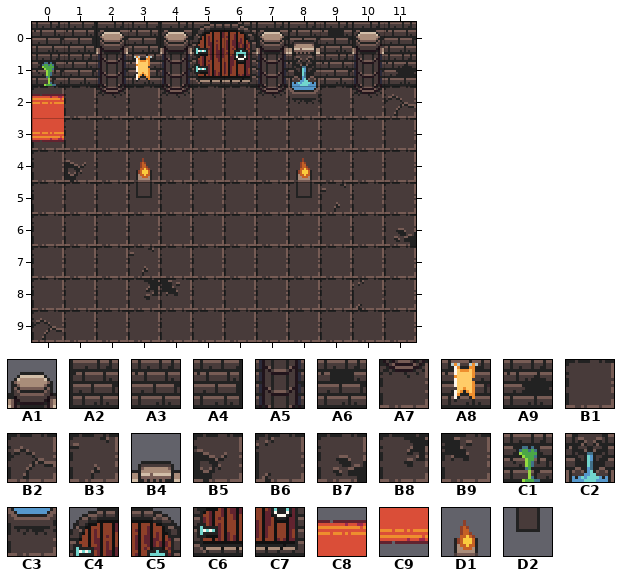
One commit to this Tiled map (JSON): public/maps/old-crypt.tmj. Above, as it was before the edit.
Cells are 16x16 px. Shown: x 0..11, y 0..9.
Key: from "dungeon": A1 8, A2 65, A3 66, A4 67, A5 72, A6 131, A7 136, A8 194, A9 195, B1 257, B2 258, B3 259, B4 260, B5 321, B6 322, B7 323, B8 385, B9 386, C1 449, C2 452, C3 516, C4 911, C5 912, C6 975, C7 976, C8 1283, C9 1347, D1 1608, D2 1672.
__ is an empty cell, ## one hidden under a higher layer.
Layer "floor" before, first column x 0:
 0 ## ## A2 ## A2 A2 A2 A2 A2 ## A2 ##
 1 ## __ ## __ __ __ __ ## __ __ ## __
 2 B1 B1 A7 B1 A7 B1 B1 A7 ## B1 A7 B2
 3 B1 B1 B1 B1 B1 B1 B1 B1 B1 B1 B1 B1
 4 B1 B5 B1 B1 B1 B1 B1 B1 B1 B1 B1 B1
 5 B1 B1 B1 B1 B1 B1 B1 B1 B1 B3 B1 B1
 6 B1 B1 B1 B1 B1 B1 B1 B1 B1 B1 B1 B7
 7 B1 B1 B1 B3 B1 B1 B1 B1 B1 B1 B1 B1
 8 B1 B1 B1 B8 B9 B1 B1 B1 B1 B1 B6 B1
 9 B2 B1 B1 B1 B1 B1 B1 B1 B1 B1 B1 B1
Layer "walls" before, first column x 0:
 0 A3 A4 A1 A4 A1 C4 C5 A1 B4 A6 A1 A3
 1 C1 A3 A5 A8 A5 C6 C7 A5 C2 A3 A5 A9
 2 C8 __ __ __ __ __ __ __ C3 __ __ __
 3 C9 __ __ __ __ __ __ __ __ __ __ __
 4 __ __ __ D1 __ __ __ __ D1 __ __ __
 5 __ __ __ D2 __ __ __ __ D2 __ __ __
 6 __ __ __ __ __ __ __ __ __ __ __ __
 7 __ __ __ __ __ __ __ __ __ __ __ __
 8 __ __ __ __ __ __ __ __ __ __ __ __
 9 __ __ __ __ __ __ __ __ __ __ __ __
New version:
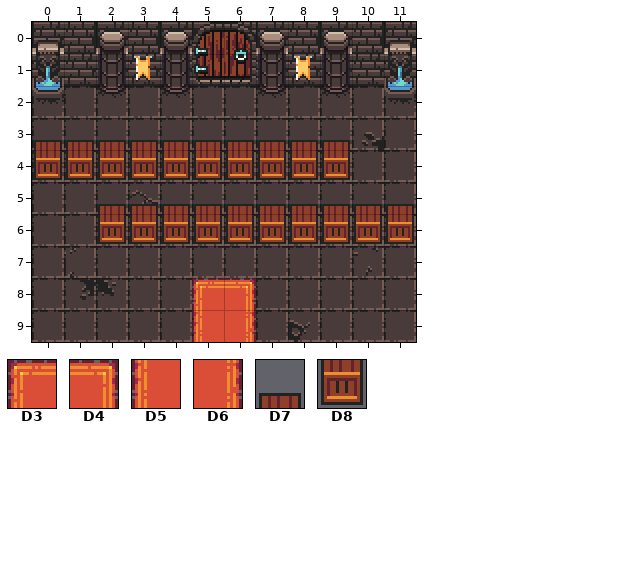
Further tiles: from "dungeon": D3 1089, D4 1090, D5 1153, D6 1154, D7 1362, D8 1426.
Author's note on the commit: Redesign the old crypt with a crate maze and the way back to the south
From old to new:
Changed rows in their new state; .. is an unchanged cell.
Layer "floor":
first column x 0:
 2 .. .. .. .. .. .. .. .. .. .. B1 ##
 3 .. .. .. .. .. .. .. .. .. .. B7 ..
 4 .. B1 .. .. .. .. .. .. .. .. .. ..
 5 .. .. .. B2 .. .. .. .. .. B1 .. ..
 6 .. .. .. .. .. .. .. .. .. .. .. B1
 7 .. B6 .. B1 .. .. .. .. .. .. B3 ..
 8 .. B8 B9 B1 B1 D3 D4 .. .. .. B1 ..
 9 B1 .. .. .. .. .. .. .. B5 .. .. ..
Layer "decor":
first column x 0:
 2 .. .. .. .. .. .. .. .. .. A7 .. ..
 3 D7 D7 D7 D7 D7 D7 D7 D7 D7 D7 .. ..
 5 .. .. D7 D7 D7 D7 D7 D7 D7 D7 D7 D7
Layer "walls":
first column x 0:
 0 B4 .. .. .. .. .. .. .. A4 A1 A4 B4
 1 C2 .. .. .. .. .. .. .. A8 A5 A3 C2
 2 C3 .. .. .. .. .. .. .. __ .. .. C3
 3 __ .. .. .. .. .. .. .. .. .. .. ..
 4 D8 D8 D8 D8 D8 D8 D8 D8 D8 D8 .. ..
 5 .. .. .. __ .. .. .. .. __ .. .. ..
 6 .. .. D8 D8 D8 D8 D8 D8 D8 D8 D8 D8
 9 .. .. .. .. .. D5 D6 .. .. .. .. ..
Boxes around the changes in both pictures, in picture pixels (x1, y1, x2, y2):
changed: (32, 22, 416, 342)
